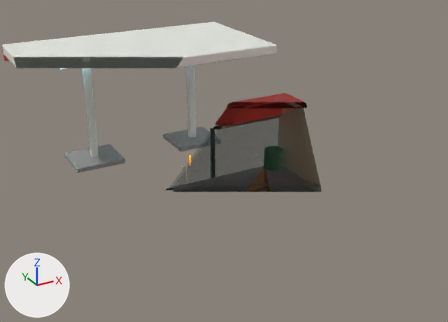
Renders of the glTF model public/models/station.glb from each side of a commit.
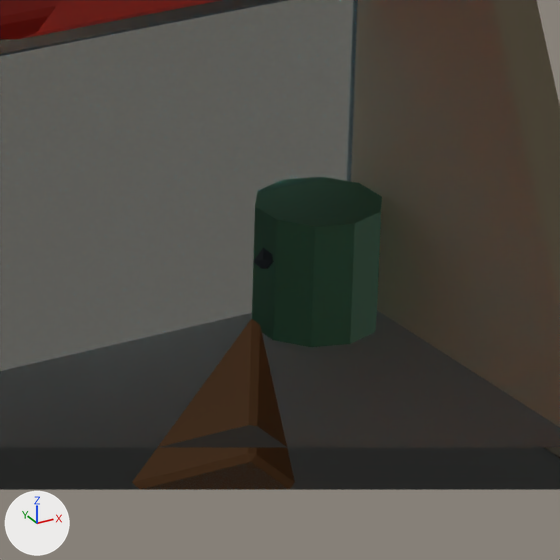
Each version appears first whole from a 50 mm lens placed at (-10.17, -19.09, 11.74), pointed at (2.07, 3.15, 0.62), and next in a close-up on the part from 51% to 69% of the width and 37% to 63% of the height. The axes (+X, +Y, +Z) are drawn at lower left. The lights are the same throughout. The first two pictures are the older version. Everything nearer to the camera than a plane just in front of the edit is cut away.

The first close-up shows 'Counter', 'EntranceFrameTop', 'EntranceGlassRight', 'RedFascia', 'RightWall', 'ShopFloor', 'TrashBin' and 1 more.
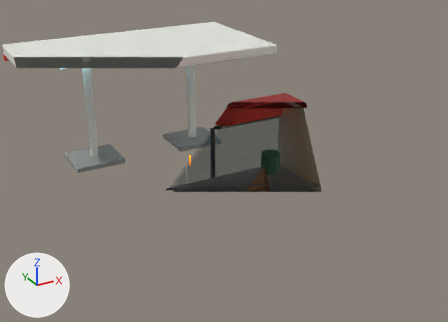
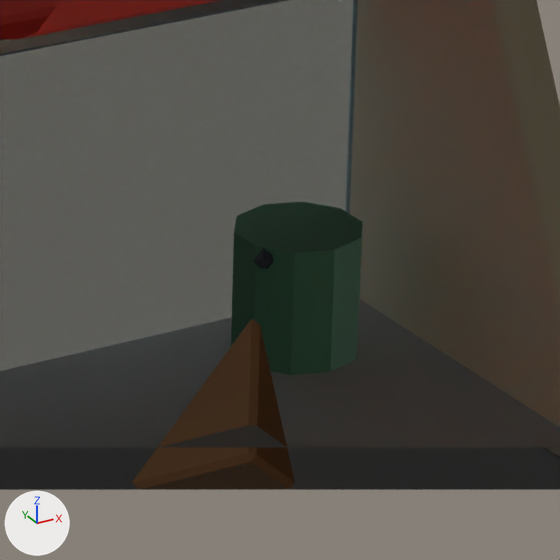
What differs and where, as boxes (x1, y1, x2, y2) in the close-ups (560 x 560 px):
'TrashBin', moved
    before: (252, 178, 382, 347)
    after: (231, 202, 363, 375)

What the commit changed:
Object 'TrashBin' (ob_trashbin) moves from (4.1, 2.25, 0.55) to (3.75, 1.95, 0.55).
